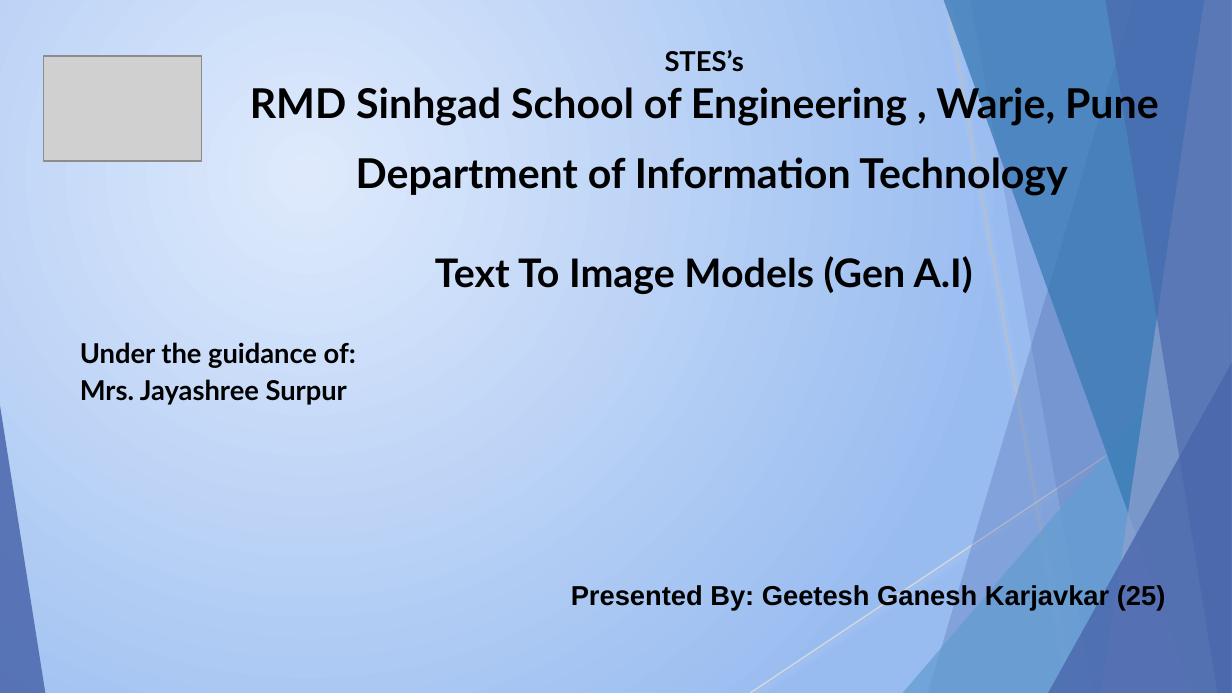
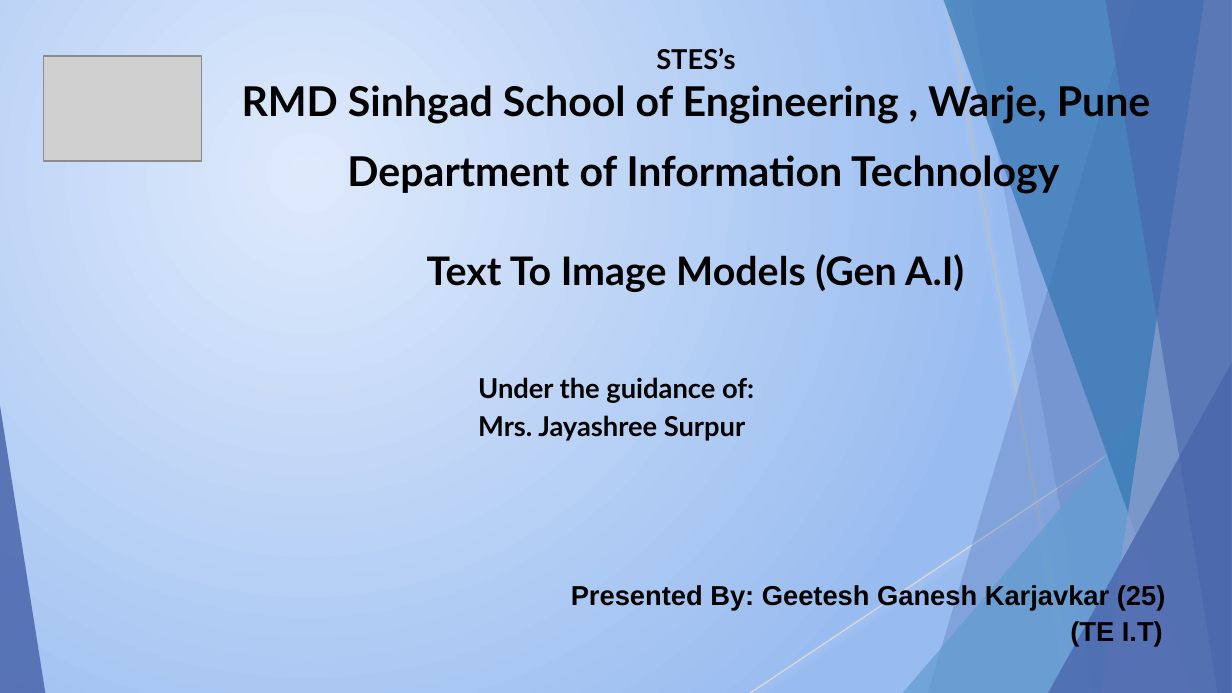
Before and after one commit to ACEGX25/seminar, a slide deck: slide 1 of Roll no 25.pptx. Drawn at 1232x693 pixels with LibreOffice and Linux fonts; fonts in the diff are those of the drawing; grey boxes stand for pictures. Boxes give left, top, right and bottom in pixels: in the first picture for what was removed or moved away, otherwise in the second. Text is boxed around its words. In the diff, an @@ line names an element or a change of style, - is before the commit and + after.

```diff
--- a/Roll no 25.pptx
+++ b/Roll no 25.pptx
@@ text "STES’s": place and size @@
-text "STES’s" at <box>250,50,1159,294</box>
+text "STES’s" at <box>242,48,1151,292</box>
@@ text "Under the guidance of:": place and size @@
-text "Under the guidance of:" at <box>80,342,356,405</box>
+text "Under the guidance of:" at <box>478,377,754,441</box>
@@ title at <box>571,584,1166,647</box>: text changed @@
-Presented By: Geetesh Ganesh Karjavkar (25)
+Presented By: Geetesh Ganesh Karjavkar (25)
+(TE I.T)
```
Also in this commit, not shown: 1 other slide changed, 1 slide added, 2 other files.
